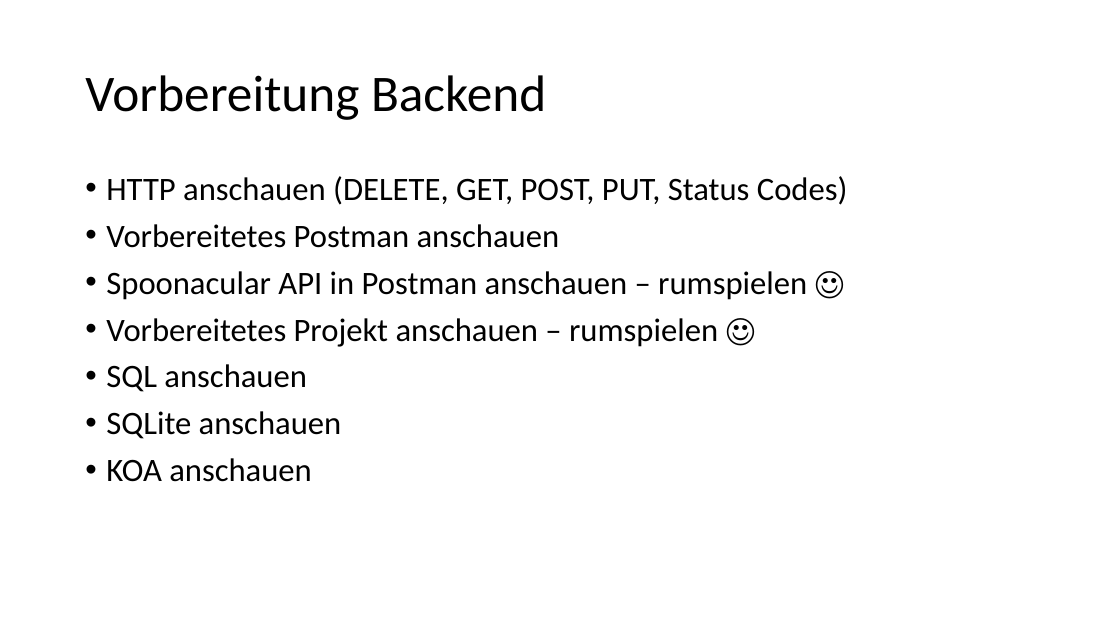
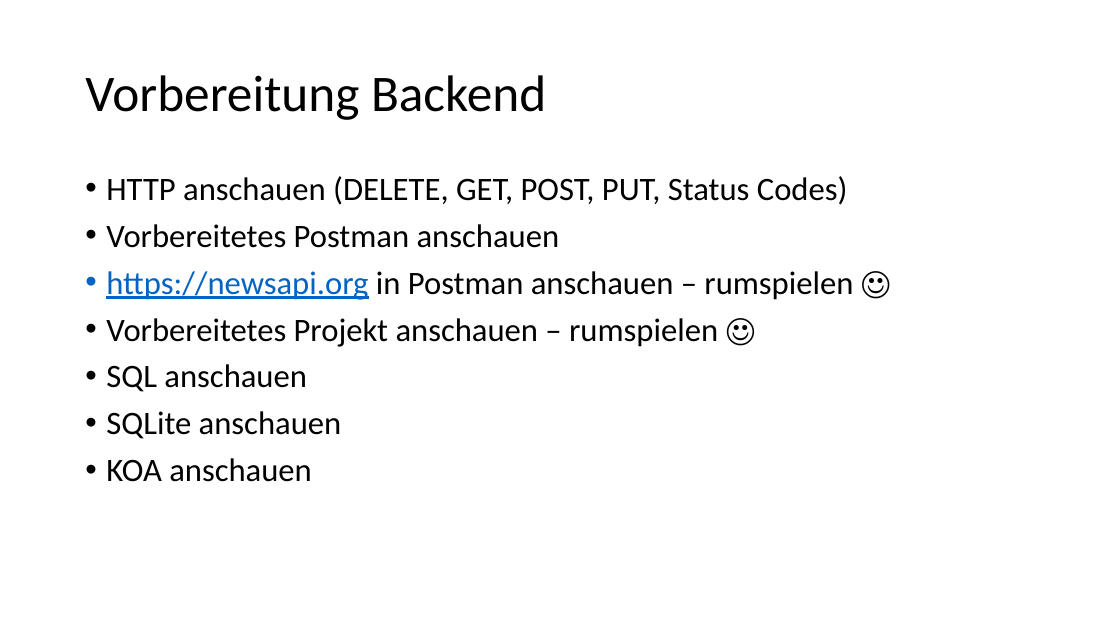
Before and after one commit to axelmotyka/node-react-workshop, a slide deck: slide 10 of Campusweek2.pptx. Drawn at 1120x630 pixels with LibreOffice and Linux fonts; fonts in the diff are those of the drawing. Boxes give left, top, right and bottom in pixels: in the first picture for what was removed or moved away, otherwise in the second. Text is boxed around its words. In the diff, an @@ line names an element or a change of style, - is before the commit and + after.

Commit message:
Updated powerpoint - replaced spoonacular with newsapi.org

```diff
--- a/Campusweek2.pptx
+++ b/Campusweek2.pptx
@@ text at (106,271,853,300): text changed @@
-• Spoonacular API in Postman anschauen – rumspielen ☺
+• https://newsapi.org in Postman anschauen – rumspielen ☺
```
Also in this commit, not shown: 4 other slides changed.
